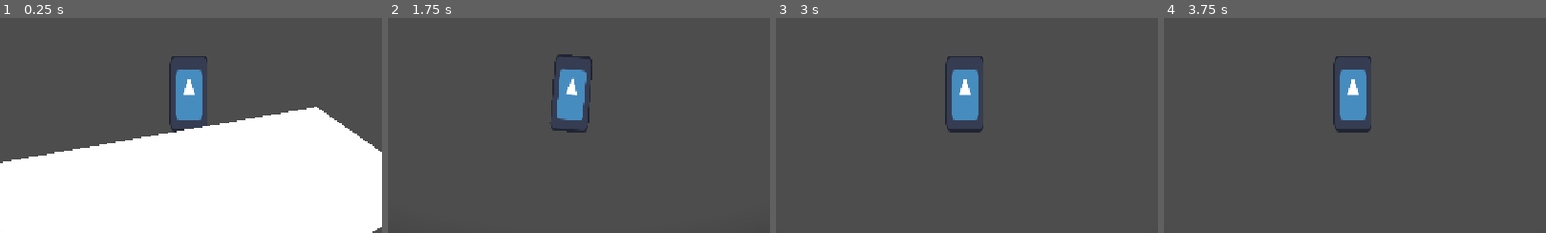
Above: before the commit, frames 1-4 (left to right).
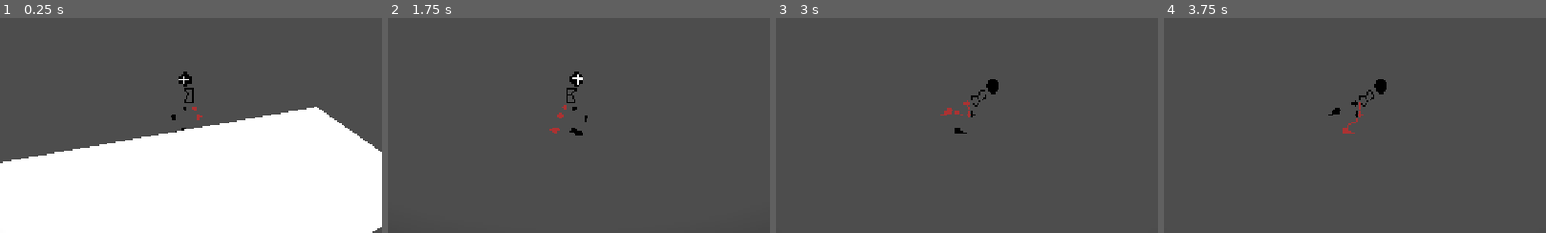
Above: after the commit, the same moments.

Repository: Jeremy-81/GamaBanda
Game: Godot game, scene res://scenes/game.tscn
Two runs of this game, one before a commit and one after it. Both use one fixed random seed, a clock stepped at 60 frames per second and the inputs below. The engine's default icon, where the game draws it, is replaced by a stand-in: a white triangle on a blue panel in a dark square.
Inputs:
- Up to frame 1 (0.25 s): no input
- Up to frame 2 (1.75 s): tap Enter at 0.5 s; hold Space (jump) 0.53-1.28 s; hold D (go_right) from 0.53 s (still down); tap Shift (dash) at 0.6, 1.55 s; tap Space (jump) at 1.35, 1.52 s
- Up to frame 3 (3 s): tap Space (jump) at 1.82 s; release D (go_right) at 2.03 s; hold A (go_left) 2.03-2.78 s; hold Space (jump) 2.03-2.78 s; tap Shift (dash) at 2.1, 2.85 s; hold D (go_right) from 2.78 s (still down)
- Up to frame 4 (3.75 s): keep holding D (go_right); tap Space (jump) at 3.02, 3.32 s; hold Space (jump) from 3.53 s (still down)
The pictures show only the part of the screen within x 25-75%, y 50-100%; the shares and areas given below are measured in that part.

The runs differ from the first frame. In frame 1, 1.9% of the frame differs, in the area x 44-55%, y 17-54%; in frame 2, 2.2%; in frame 3, 2.3%; in frame 4, 2.3%, in the area x 43-59%, y 17-54%.

Commit message:
Added animations

Diff:
--- a/scenes/objects/player/player.gd
+++ b/scenes/objects/player/player.gd
@@ -27,6 +27,9 @@
 
 	h_direction = Input.get_axis("go_left", "go_right");
 
+	$AnimationTree.set("parameters/Direction/blend_position", h_direction);
+	$AnimationTree.set("parameters/Movement/blend_position", h_direction);
+
 	if is_on_floor():
 		can_dash = true;
 		has_jumped = false;
@@ -50,6 +53,7 @@
 
 	if Input.is_action_just_pressed("jump") and (in_coyote_time and $CoyoteTimer.time_left > 0.0 || is_on_floor()):
 		v_speed = -800.0;
+		$AnimationTree.set("parameters/Jump/request", AnimationNodeOneShot.ONE_SHOT_REQUEST_FIRE);
 	if Input.is_action_just_released("jump") and !has_jumped:
 		has_jumped = true;
 
--- a/scenes/objects/player/player.tscn
+++ b/scenes/objects/player/player.tscn
@@ -1,7 +1,221 @@
 [gd_scene format=3 uid="uid://btg0d1sc8nd3r"]
 
-[ext_resource type="Texture2D" uid="uid://61wvyl0hmq1o" path="res://icon.svg" id="1_1bf4k"]
 [ext_resource type="Script" uid="uid://c6cb16oqkrwgg" path="res://scenes/objects/player/player.gd" id="1_g10m2"]
+[ext_resource type="Texture2D" uid="uid://dr0qawuq7wi86" path="res://assets/player/jump-Sheet 80x80.png" id="2_0a575"]
+[ext_resource type="Texture2D" uid="uid://c62574nyu5pg2" path="res://assets/player/roll-dash-Sheet 80x80.png" id="2_nkbs0"]
+[ext_resource type="Texture2D" uid="uid://bjhocqn3kj700" path="res://assets/player/run-Sheet 80x80.png" id="4_wim6f"]
+
+[sub_resource type="AtlasTexture" id="AtlasTexture_g65c7"]
+atlas = ExtResource("2_nkbs0")
+region = Rect2(0, 0, 80, 80)
+
+[sub_resource type="AtlasTexture" id="AtlasTexture_japq8"]
+atlas = ExtResource("2_nkbs0")
+region = Rect2(80, 0, 80, 80)
+
+[sub_resource type="AtlasTexture" id="AtlasTexture_absnx"]
+atlas = ExtResource("2_nkbs0")
+region = Rect2(160, 0, 80, 80)
+
+[sub_resource type="AtlasTexture" id="AtlasTexture_a2h7i"]
+atlas = ExtResource("2_nkbs0")
+region = Rect2(240, 0, 80, 80)
+
+[sub_resource type="AtlasTexture" id="AtlasTexture_nqkks"]
+atlas = ExtResource("2_nkbs0")
+region = Rect2(320, 0, 80, 80)
+
+[sub_resource type="AtlasTexture" id="AtlasTexture_jxhie"]
+atlas = ExtResource("2_nkbs0")
+region = Rect2(400, 0, 80, 80)
+
+[sub_resource type="AtlasTexture" id="AtlasTexture_8bans"]
+atlas = ExtResource("2_nkbs0")
+region = Rect2(480, 0, 80, 80)
+
+[sub_resource type="AtlasTexture" id="AtlasTexture_vx2qb"]
+atlas = ExtResource("2_nkbs0")
+region = Rect2(560, 0, 80, 80)
+
+[sub_resource type="AtlasTexture" id="AtlasTexture_ibpxp"]
+atlas = ExtResource("2_0a575")
+region = Rect2(0, 0, 80, 80)
+
+[sub_resource type="AtlasTexture" id="AtlasTexture_5t4rm"]
+atlas = ExtResource("2_0a575")
+region = Rect2(80, 0, 80, 80)
+
+[sub_resource type="AtlasTexture" id="AtlasTexture_nkbs0"]
+atlas = ExtResource("2_0a575")
+region = Rect2(0, 0, 80, 80)
+
+[sub_resource type="AtlasTexture" id="AtlasTexture_wim6f"]
+atlas = ExtResource("2_0a575")
+region = Rect2(80, 0, 80, 80)
+
+[sub_resource type="AtlasTexture" id="AtlasTexture_gmdvr"]
+atlas = ExtResource("2_0a575")
+region = Rect2(160, 0, 80, 80)
+
+[sub_resource type="AtlasTexture" id="AtlasTexture_io36v"]
+atlas = ExtResource("2_0a575")
+region = Rect2(240, 0, 80, 80)
+
+[sub_resource type="AtlasTexture" id="AtlasTexture_bdcal"]
+atlas = ExtResource("2_0a575")
+region = Rect2(320, 0, 80, 80)
+
+[sub_resource type="AtlasTexture" id="AtlasTexture_ponut"]
+atlas = ExtResource("2_0a575")
+region = Rect2(400, 0, 80, 80)
+
+[sub_resource type="AtlasTexture" id="AtlasTexture_dvfu2"]
+atlas = ExtResource("2_0a575")
+region = Rect2(480, 0, 80, 80)
+
+[sub_resource type="AtlasTexture" id="AtlasTexture_vwou5"]
+atlas = ExtResource("2_0a575")
+region = Rect2(560, 0, 80, 80)
+
+[sub_resource type="AtlasTexture" id="AtlasTexture_qfccq"]
+atlas = ExtResource("2_0a575")
+region = Rect2(640, 0, 80, 80)
+
+[sub_resource type="AtlasTexture" id="AtlasTexture_ejlqc"]
+atlas = ExtResource("2_0a575")
+region = Rect2(720, 0, 80, 80)
+
+[sub_resource type="AtlasTexture" id="AtlasTexture_rp72t"]
+atlas = ExtResource("2_0a575")
+region = Rect2(800, 0, 80, 80)
+
+[sub_resource type="AtlasTexture" id="AtlasTexture_jx0p0"]
+atlas = ExtResource("4_wim6f")
+region = Rect2(0, 0, 80, 80)
+
+[sub_resource type="AtlasTexture" id="AtlasTexture_578jl"]
+atlas = ExtResource("4_wim6f")
+region = Rect2(80, 0, 80, 80)
+
+[sub_resource type="AtlasTexture" id="AtlasTexture_c1gjl"]
+atlas = ExtResource("4_wim6f")
+region = Rect2(160, 0, 80, 80)
+
+[sub_resource type="AtlasTexture" id="AtlasTexture_3j0tc"]
+atlas = ExtResource("4_wim6f")
+region = Rect2(240, 0, 80, 80)
+
+[sub_resource type="AtlasTexture" id="AtlasTexture_n8a43"]
+atlas = ExtResource("4_wim6f")
+region = Rect2(320, 0, 80, 80)
+
+[sub_resource type="AtlasTexture" id="AtlasTexture_iwans"]
+atlas = ExtResource("4_wim6f")
+region = Rect2(400, 0, 80, 80)
+
+[sub_resource type="SpriteFrames" id="SpriteFrames_g65c7"]
+animations = [{
+"frames": [{
+"duration": 1.0,
+"texture": SubResource("AtlasTexture_g65c7")
+}, {
+"duration": 1.0,
+"texture": SubResource("AtlasTexture_japq8")
+}, {
+"duration": 1.0,
+"texture": SubResource("AtlasTexture_absnx")
+}, {
+"duration": 1.0,
+"texture": SubResource("AtlasTexture_a2h7i")
+}, {
+"duration": 1.0,
+"texture": SubResource("AtlasTexture_nqkks")
+}, {
+"duration": 1.0,
+"texture": SubResource("AtlasTexture_jxhie")
+}, {
+"duration": 1.0,
+"texture": SubResource("AtlasTexture_8bans")
+}, {
+"duration": 1.0,
+"texture": SubResource("AtlasTexture_vx2qb")
+}],
+"loop": true,
+"name": &"dash",
+"speed": 12.0
+}, {
+"frames": [{
+"duration": 1.0,
+"texture": SubResource("AtlasTexture_ibpxp")
+}, {
+"duration": 0.2,
+"texture": SubResource("AtlasTexture_5t4rm")
+}],
+"loop": true,
+"name": &"default",
+"speed": 1.0
+}, {
+"frames": [{
+"duration": 1.0,
+"texture": SubResource("AtlasTexture_nkbs0")
+}, {
+"duration": 1.0,
+"texture": SubResource("AtlasTexture_wim6f")
+}, {
+"duration": 1.0,
+"texture": SubResource("AtlasTexture_gmdvr")
+}, {
+"duration": 1.0,
+"texture": SubResource("AtlasTexture_io36v")
+}, {
+"duration": 1.0,
+"texture": SubResource("AtlasTexture_bdcal")
+}, {
+"duration": 1.0,
+"texture": SubResource("AtlasTexture_ponut")
+}, {
+"duration": 1.0,
+"texture": SubResource("AtlasTexture_dvfu2")
+}, {
+"duration": 1.0,
+"texture": SubResource("AtlasTexture_vwou5")
+}, {
+"duration": 1.0,
+"texture": SubResource("AtlasTexture_qfccq")
+}, {
+"duration": 1.0,
+"texture": SubResource("AtlasTexture_ejlqc")
+}, {
+"duration": 1.0,
+"texture": SubResource("AtlasTexture_rp72t")
+}],
+"loop": true,
+"name": &"jump",
+"speed": 12.0
+}, {
+"frames": [{
+"duration": 1.0,
+"texture": SubResource("AtlasTexture_jx0p0")
+}, {
+"duration": 1.0,
+"texture": SubResource("AtlasTexture_578jl")
+}, {
+"duration": 1.0,
+"texture": SubResource("AtlasTexture_c1gjl")
+}, {
+"duration": 1.0,
+"texture": SubResource("AtlasTexture_3j0tc")
+}, {
+"duration": 1.0,
+"texture": SubResource("AtlasTexture_n8a43")
+}, {
+"duration": 1.0,
+"texture": SubResource("AtlasTexture_iwans")
+}],
+"loop": true,
+"name": &"run",
+"speed": 12.0
+}]
 
 [sub_resource type="CapsuleShape2D" id="CapsuleShape2D_g10m2"]
 radius = 32.0
@@ -35,10 +249,173 @@
 scale_min = 0.19999999
 scale_max = 0.59999996
 
+[sub_resource type="Animation" id="Animation_nkbs0"]
+length = 0.001
+tracks/0/type = "value"
+tracks/0/imported = false
+tracks/0/enabled = true
+tracks/0/path = NodePath("AnimatedSprite:flip_h")
+tracks/0/interp = 1
+tracks/0/loop_wrap = true
+tracks/0/keys = {
+"times": PackedFloat32Array(0),
+"transitions": PackedFloat32Array(1),
+"update": 1,
+"values": [false]
+}
+
+[sub_resource type="Animation" id="Animation_bdcal"]
+resource_name = "idle"
+tracks/0/type = "value"
+tracks/0/imported = false
+tracks/0/enabled = true
+tracks/0/path = NodePath("AnimatedSprite:animation")
+tracks/0/interp = 1
+tracks/0/loop_wrap = true
+tracks/0/keys = {
+"times": PackedFloat32Array(0),
+"transitions": PackedFloat32Array(1),
+"update": 1,
+"values": [&"default"]
+}
+
+[sub_resource type="Animation" id="Animation_io36v"]
+resource_name = "jump"
+tracks/0/type = "value"
+tracks/0/imported = false
+tracks/0/enabled = true
+tracks/0/path = NodePath("AnimatedSprite:animation")
+tracks/0/interp = 1
+tracks/0/loop_wrap = true
+tracks/0/keys = {
+"times": PackedFloat32Array(0),
+"transitions": PackedFloat32Array(1),
+"update": 1,
+"values": [&"jump"]
+}
+
+[sub_resource type="Animation" id="Animation_ponut"]
+resource_name = "run"
+tracks/0/type = "value"
+tracks/0/imported = false
+tracks/0/enabled = true
+tracks/0/path = NodePath("AnimatedSprite:animation")
+tracks/0/interp = 1
+tracks/0/loop_wrap = true
+tracks/0/keys = {
+"times": PackedFloat32Array(0),
+"transitions": PackedFloat32Array(1),
+"update": 1,
+"values": [&"run"]
+}
+
+[sub_resource type="Animation" id="Animation_wim6f"]
+resource_name = "turn_left"
+length = 0.001
+tracks/0/type = "value"
+tracks/0/imported = false
+tracks/0/enabled = true
+tracks/0/path = NodePath("AnimatedSprite:flip_h")
+tracks/0/interp = 1
+tracks/0/loop_wrap = true
+tracks/0/keys = {
+"times": PackedFloat32Array(0),
+"transitions": PackedFloat32Array(1),
+"update": 1,
+"values": [true]
+}
+
+[sub_resource type="Animation" id="Animation_gmdvr"]
+resource_name = "turn_right"
+length = 0.001
+tracks/0/type = "value"
+tracks/0/imported = false
+tracks/0/enabled = true
+tracks/0/path = NodePath("AnimatedSprite:flip_h")
+tracks/0/interp = 1
+tracks/0/loop_wrap = true
+tracks/0/keys = {
+"times": PackedFloat32Array(0),
+"transitions": PackedFloat32Array(1),
+"update": 1,
+"values": [false]
+}
+
+[sub_resource type="AnimationLibrary" id="AnimationLibrary_io36v"]
+_data = {
+&"RESET": SubResource("Animation_nkbs0"),
+&"idle": SubResource("Animation_bdcal"),
+&"jump": SubResource("Animation_io36v"),
+&"run": SubResource("Animation_ponut"),
+&"turn_left": SubResource("Animation_wim6f"),
+&"turn_right": SubResource("Animation_gmdvr")
+}
+
+[sub_resource type="AnimationNodeAdd2" id="AnimationNodeAdd2_nkbs0"]
+filter_enabled = true
+filters = ["AnimatedSprite:animation"]
+
+[sub_resource type="AnimationNodeAnimation" id="AnimationNodeAnimation_wim6f"]
+animation = &"jump"
+
+[sub_resource type="AnimationNodeAnimation" id="AnimationNodeAnimation_nkbs0"]
+animation = &"turn_left"
+
+[sub_resource type="AnimationNodeAnimation" id="AnimationNodeAnimation_gmdvr"]
+animation = &"turn_right"
+
+[sub_resource type="AnimationNodeBlendSpace1D" id="AnimationNodeBlendSpace1D_gmdvr"]
+blend_point_0/node = SubResource("AnimationNodeAnimation_nkbs0")
+blend_point_0/pos = -1.0
+blend_point_1/node = SubResource("AnimationNodeAnimation_gmdvr")
+blend_point_1/pos = 1.0
+blend_mode = 1
+
+[sub_resource type="AnimationNodeOneShot" id="AnimationNodeOneShot_gmdvr"]
+filter_enabled = true
+filters = ["AnimatedSprite:animation"]
+
+[sub_resource type="AnimationNodeAnimation" id="AnimationNodeAnimation_io36v"]
+animation = &"run"
+
+[sub_resource type="AnimationNodeAnimation" id="AnimationNodeAnimation_bdcal"]
+animation = &"idle"
+
+[sub_resource type="AnimationNodeAnimation" id="AnimationNodeAnimation_ponut"]
+animation = &"run"
+
+[sub_resource type="AnimationNodeBlendSpace1D" id="AnimationNodeBlendSpace1D_dvfu2"]
+blend_point_0/node = SubResource("AnimationNodeAnimation_io36v")
+blend_point_0/pos = 0.1
+blend_point_1/node = SubResource("AnimationNodeAnimation_bdcal")
+blend_point_1/pos = 0.0
+blend_point_2/node = SubResource("AnimationNodeAnimation_ponut")
+blend_point_2/pos = -0.1
+blend_mode = 1
+
+[sub_resource type="AnimationNodeBlendTree" id="AnimationNodeBlendTree_bdcal"]
+graph_offset = Vector2(-816.40515, 18.938828)
+nodes/Direction/node = SubResource("AnimationNodeBlendSpace1D_gmdvr")
+nodes/Direction/position = Vector2(-840, 160)
+nodes/Jump/node = SubResource("AnimationNodeOneShot_gmdvr")
+nodes/Jump/position = Vector2(20, 140)
+nodes/Animation/node = SubResource("AnimationNodeAnimation_wim6f")
+nodes/Animation/position = Vector2(-200, 460)
+nodes/Add2/node = SubResource("AnimationNodeAdd2_nkbs0")
+nodes/Add2/position = Vector2(-220, 140)
+nodes/Movement/node = SubResource("AnimationNodeBlendSpace1D_dvfu2")
+nodes/Movement/position = Vector2(-840, 400)
+node_connections = [&"output", 0, &"Jump", &"Jump", 0, &"Add2", &"Jump", 1, &"Animation", &"Add2", 0, &"Direction", &"Add2", 1, &"Movement"]
+
 [node name="Player" type="CharacterBody2D" unique_id=2105575625]
 script = ExtResource("1_g10m2")
 
 [node name="AnimatedSprite" type="AnimatedSprite2D" parent="." unique_id=66283099]
+texture_filter = 3
+scale = Vector2(2, 2)
+sprite_frames = SubResource("SpriteFrames_g65c7")
+animation = &"run"
+autoplay = "default"
 
 [node name="CollisionShape2D" type="CollisionShape2D" parent="." unique_id=1364101473]
 shape = SubResource("CapsuleShape2D_g10m2")
@@ -46,10 +423,6 @@
 [node name="Hurtbox" type="Area2D" parent="." unique_id=2067084583]
 
 [node name="CollisionShape2D" type="CollisionShape2D" parent="Hurtbox" unique_id=1155637641]
-
-[node name="Sprite2D" type="Sprite2D" parent="." unique_id=898765978]
-scale = Vector2(0.5, 1)
-texture = ExtResource("1_1bf4k")
 
 [node name="CameraTransform" type="RemoteTransform2D" parent="." unique_id=1222825734]
 position = Vector2(0, -127)
@@ -81,3 +454,13 @@
 one_shot = true
 explosiveness = 1.0
 process_material = SubResource("ParticleProcessMaterial_wim6f")
+
+[node name="AnimationTree" type="AnimationTree" parent="." unique_id=1704876674]
+libraries/ = SubResource("AnimationLibrary_io36v")
+tree_root = SubResource("AnimationNodeBlendTree_bdcal")
+parameters/Direction/blend_position = -0.482
+parameters/Jump/active = false
+parameters/Jump/internal_active = false
+parameters/Jump/request = 0
+parameters/Add2/add_amount = 1.0
+parameters/Movement/blend_position = 0.691
Not shown, added: assets/player/jump-Sheet 80x80.png.import
Binary file added: assets/player/roll-dash-Sheet 80x80.png
Not shown, added: assets/player/roll-dash-Sheet 80x80.png.import
Binary file added: assets/player/run-Sheet 80x80.png
Not shown, added: assets/player/run-Sheet 80x80.png.import
